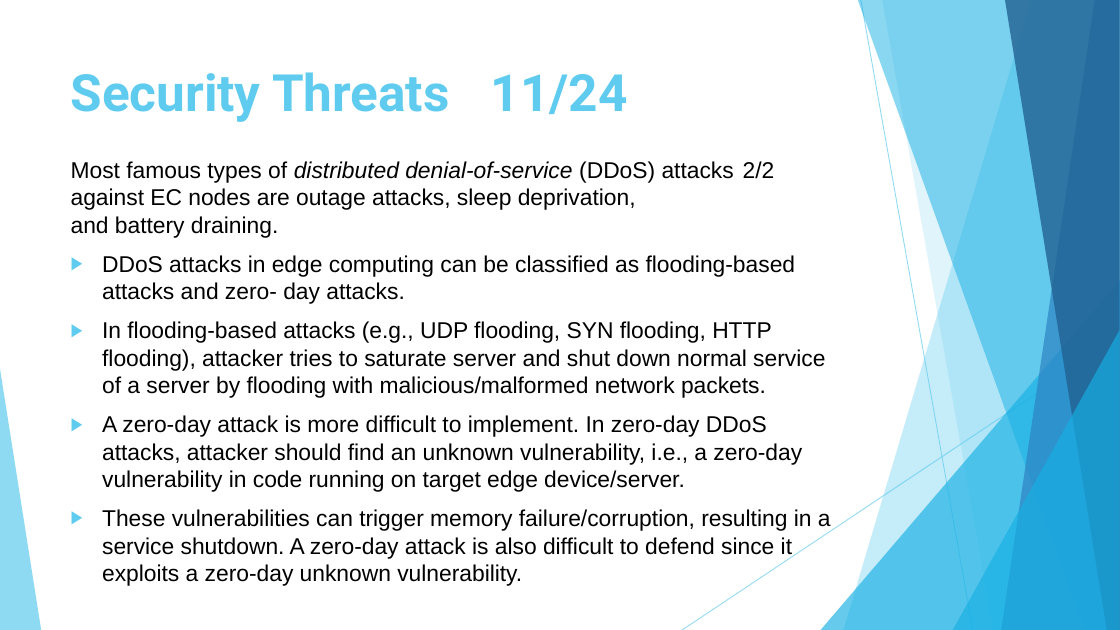
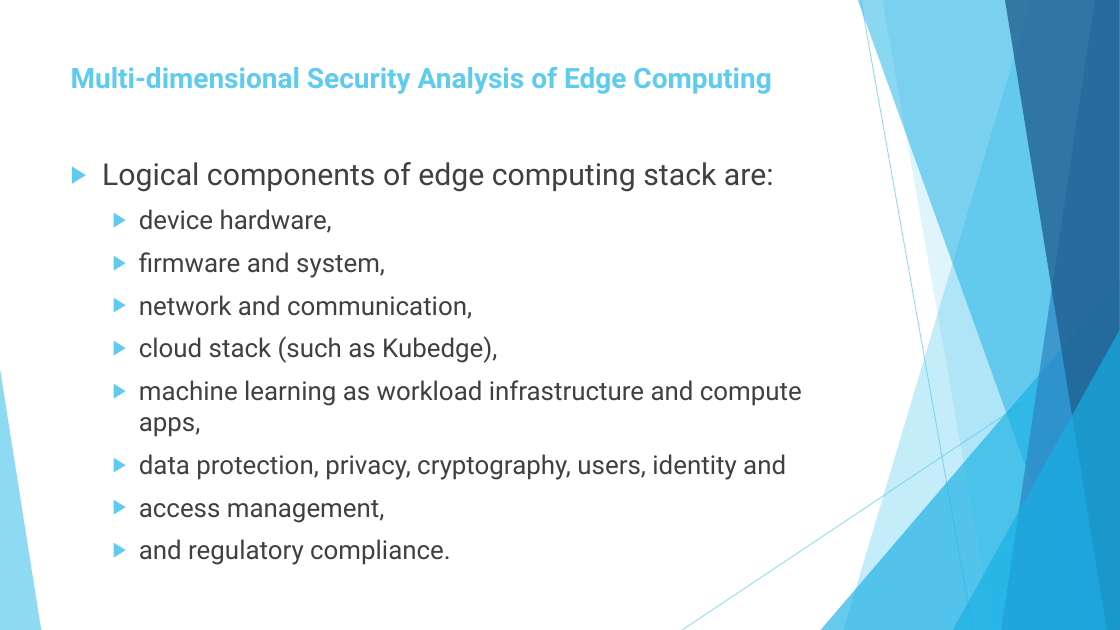
Before and after one commit to s2n-cnit/phd-stiet-cyber-security-approaches-cloud-edge-environments, a slide deck: slide 17 of slides/slides-4.pptx (slide 14 before the commit). Drawn at 1120x630 pixels with LibreOffice and Linux fonts; fonts in the diff are those of the drawing; background and template pictures are left out. Boxes give left, top, right and bottom in pixels: in the first picture for what was removed or moved away, otherwise in the second. Text is boxed around its words. In the diff, an @@ line names an element or a change of style, - is before the commit and + after.

```diff
--- a/slides/slides-4.pptx
+++ b/slides/slides-4.pptx
@@ title at [71, 67, 771, 94]: text changed; size 44 to 24 pt @@
-Security Threats 11/24
+Multi-dimensional Security Analysis of Edge Computing
@@ text at [102, 162, 802, 565]: text changed; size 19.6 to 22.2 pt; font Arial to Roboto; text colour #000000 to #404040 @@
-Most famous types of distributed denial-of-service (DDoS) attacks 2/2
-against EC nodes are outage attacks, sleep deprivation,
-and battery draining.
-▶ DDoS attacks in edge computing can be classified as flooding-based attacks and zero- day attacks.
-▶ In flooding-based attacks (e.g., UDP flooding, SYN flooding, HTTP flooding), attacker tries to saturate server and shut down normal service of a server by flooding with malicious/malformed network packets.
-▶ A zero-day attack is more difficult to implement. In zero-day DDoS attacks, attacker should find an unknown vulnerability, i.e., a zero-day vulnerability in code running on target edge device/server.
-▶ These vulnerabilities can trigger memory failure/corruption, resulting in a service shutdown. A zero-day attack is also difficult to defend since it exploits a zero-day unknown vulnerability.
+▶ Logical components of edge computing stack are:
+  ▶ device hardware,
+  ▶ firmware and system,
+  ▶ network and communication,
+  ▶ cloud stack (such as Kubedge),
+  ▶ machine learning as workload infrastructure and compute apps,
+  ▶ data protection, privacy, cryptography, users, identity and
+  ▶ access management,
+  ▶ and regulatory compliance.
```
Also in this commit, not shown: 34 other slides changed, 93 slides added, 10 slides removed, 12 other files.
